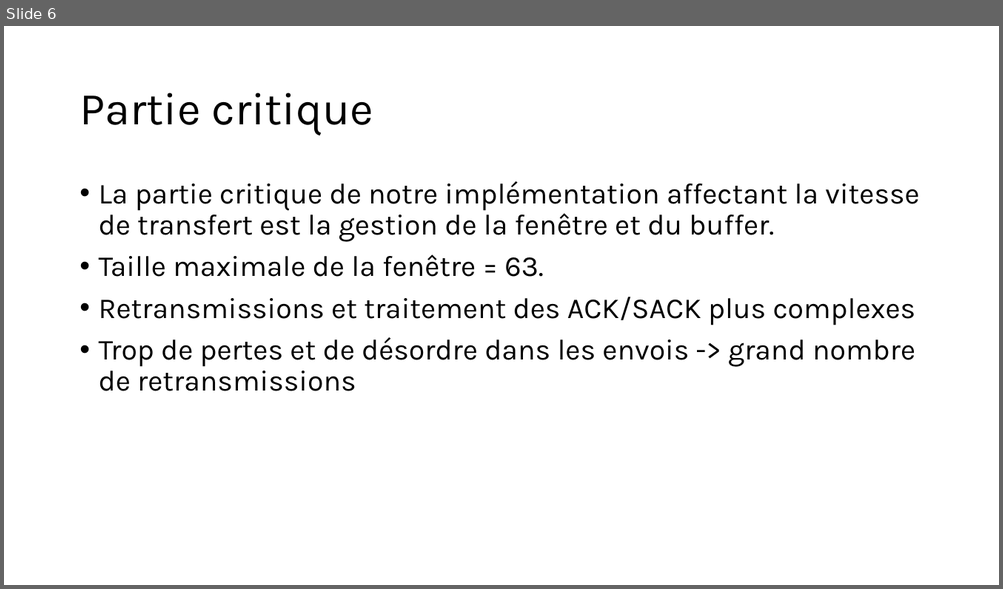
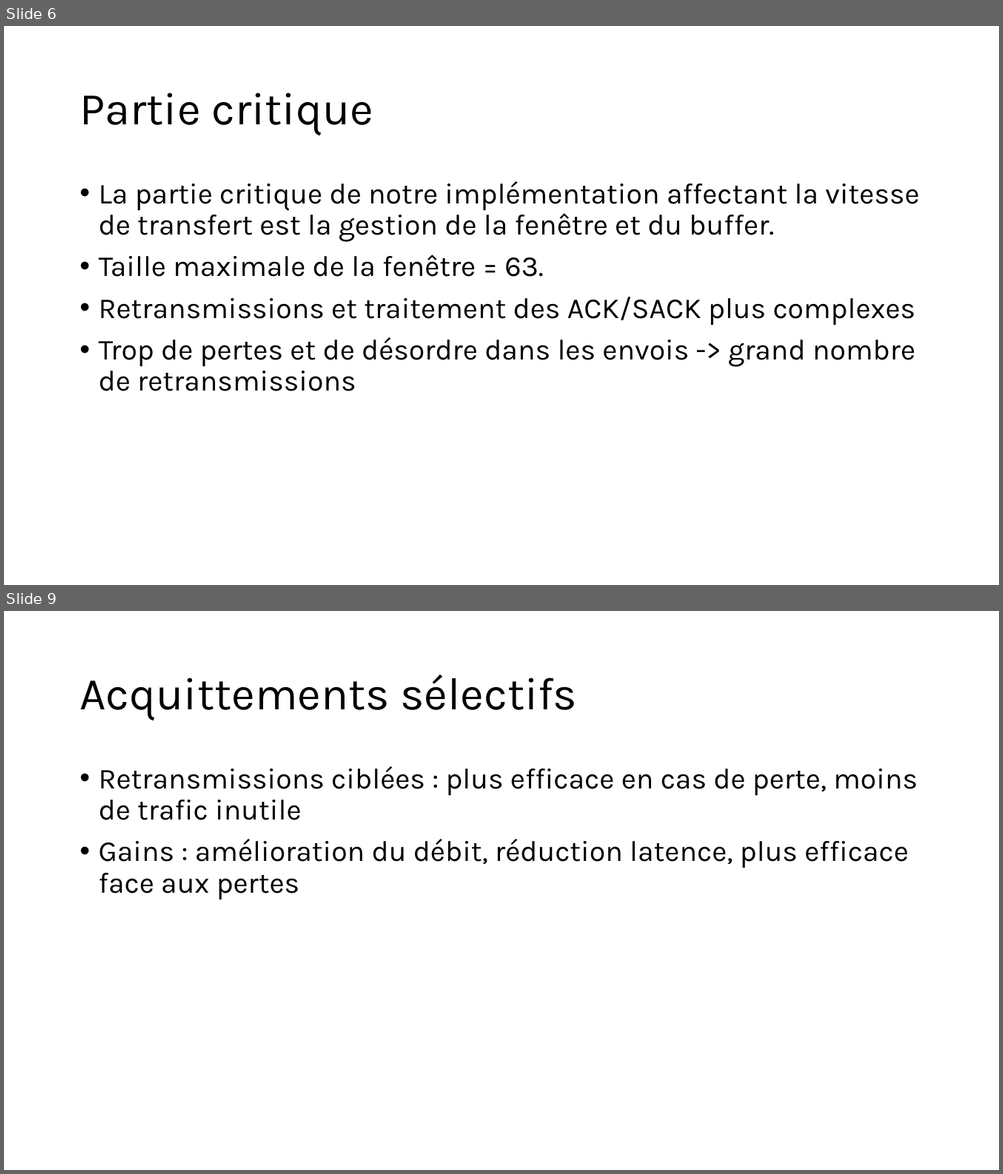
Before and after one commit to Tidyresonnance8/SRTP-Transport-Protocol, a slide deck: Rapport_projet_SRTP.pptx. Shown one above the other, each under a label of ours: slide 6 before the commit, slides 6 and 9 after it; the slides between them are not shown. The pictures are 1003x589 and 1003x1174 pixels, drawn with LibreOffice and Linux fonts; fonts in the diff are those of the drawing. Boxes give left, top, right and bottom in pixels: in the first picture for what was removed or moved away, otherwise in the second. Text is boxed around its words. In the diff, an @@ line names an element or a change of style, - is before the commit and + after.

```diff
--- a/Rapport_projet_SRTP.pptx
+++ b/Rapport_projet_SRTP.pptx
@@ slide 9 added at (4,611,999,1170), background #FFFFFF @@
@@ title added at (79,675,577,721), 44 pt, text #000000 @@
+Acquittements sélectifs
@@ text added at (99,766,917,900), 28 pt, text #000000 @@
+• Retransmissions ciblées : plus efficace en cas de perte, moins de trafic inutile
+• Gains : amélioration du débit, réduction latence, plus efficace face aux pertes
```
Also in this commit, not shown: 2 other slides added, 2 slides removed.
